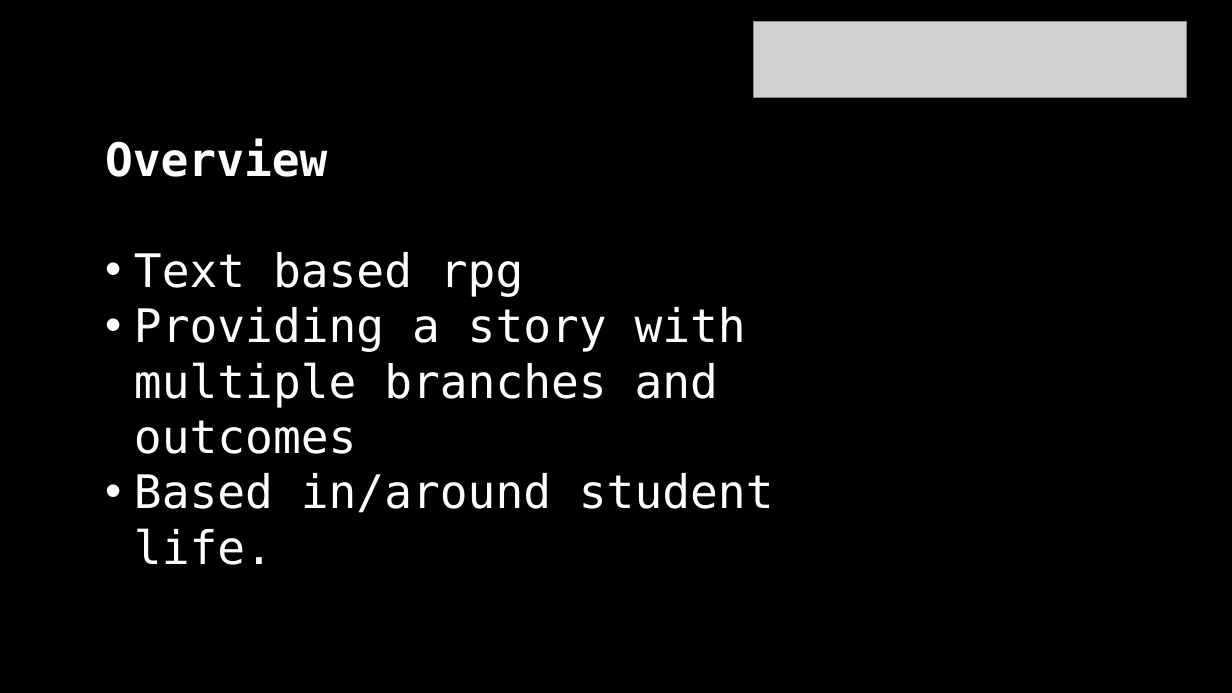
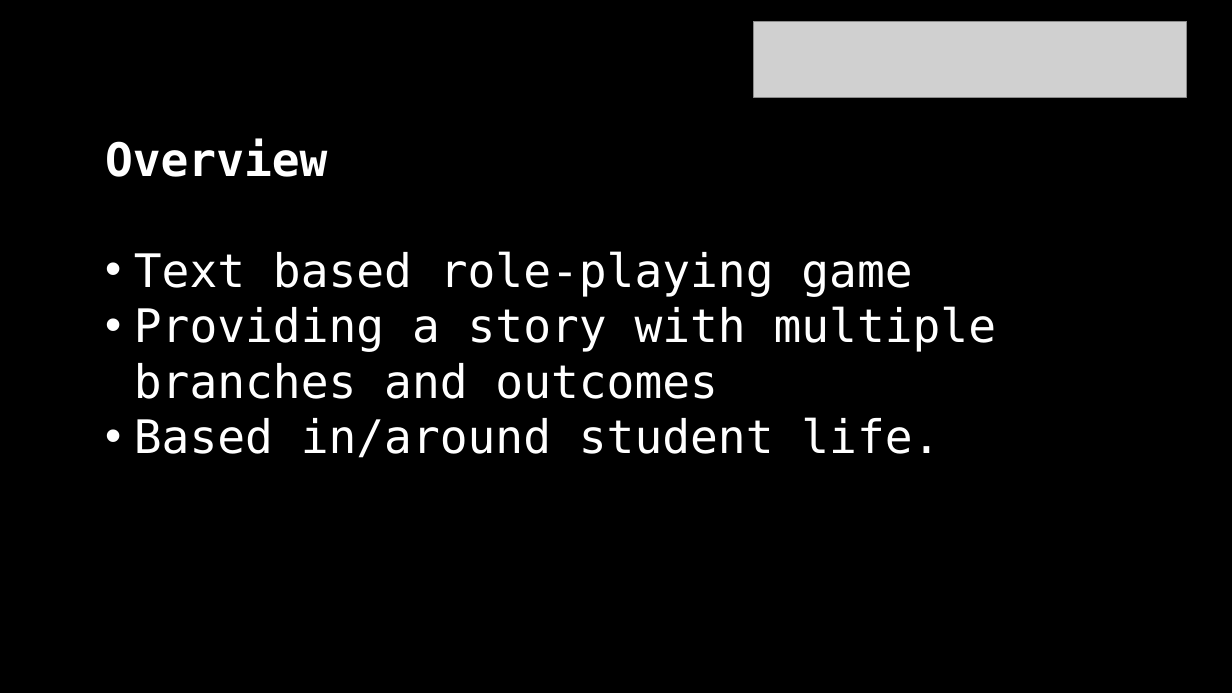
Before and after one commit to christophermcfadyen/glasgowrpg, a slide deck: slide 2 of chris pres.pptx. Drawn at 1232x693 pixels with LibreOffice and Linux fonts; fonts in the diff are those of the drawing; grey boxes stand for pictures. Boxes give left, top, right and bottom in pixels: in the first picture for what was removed or moved away, otherwise in the second. Text is boxed around its words. In the diff, an @@ line names an element or a change of style, - is before the commit and + after.

```diff
--- a/chris pres.pptx
+++ b/chris pres.pptx
@@ text at (134, 251, 912, 297): text changed @@
-• Text based rpg
+• Text based role-playing game
```
Also in this commit, not shown: 3 other slides changed.
